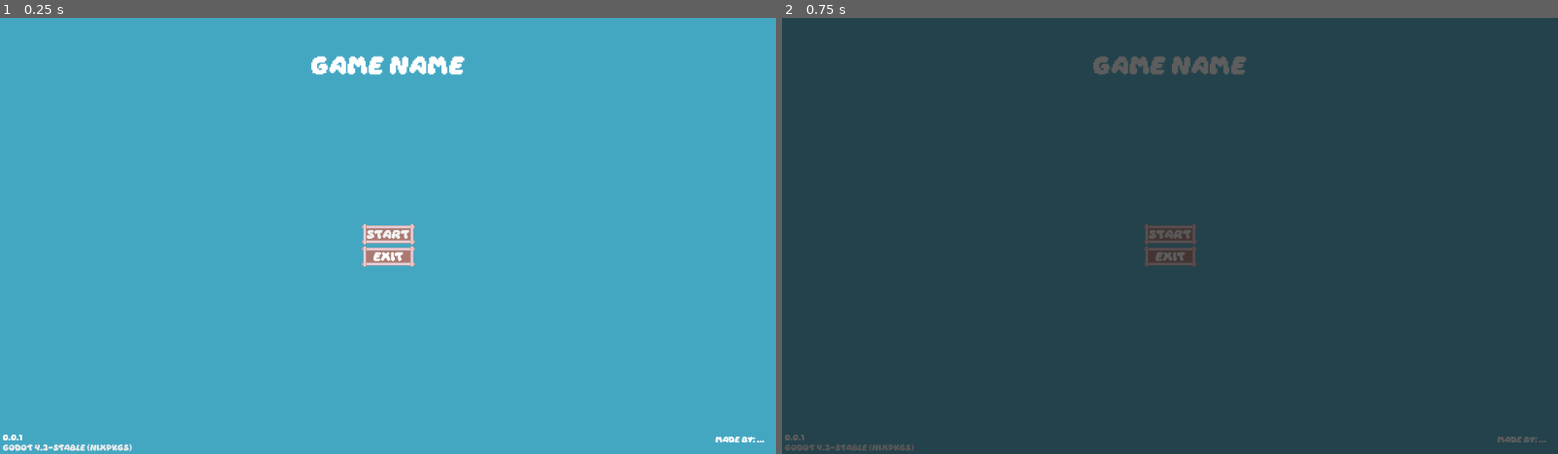
Above: before the commit, frames 1-2 (left to right).
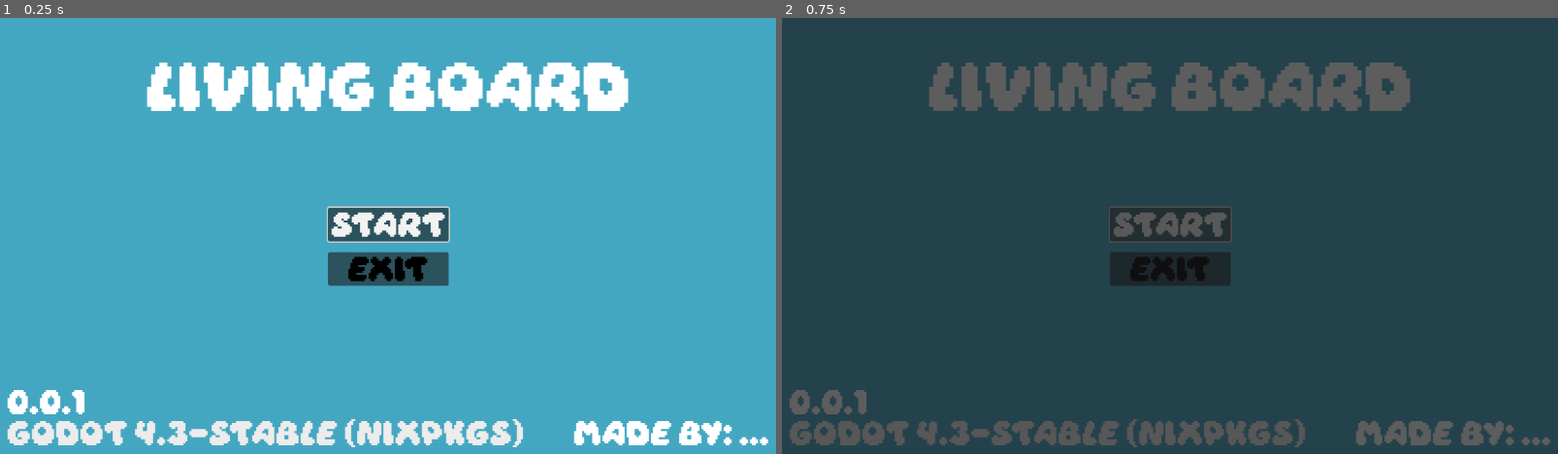
Above: after the commit, the same moments.

Repository: Ghosttown-sys/Living-Board
Game: Godot game, scene res://scenes/menu/menu.tscn
Two runs of this game, one before a commit and one after it. Both use one fixed random seed, a clock stepped at 60 frames per second and the inputs below. The engine's default icon, where the game draws it, is replaced by a stand-in: a white triangle on a blue panel in a dark square.
Inputs:
- Up to frame 1 (0.25 s): no input
- Up to frame 2 (0.75 s): click "START" at 0.5 s

The runs differ from the first frame. In frame 1, 11% of the frame differs, in the area x 0-99%, y 8-100%; in frame 2, 10%.

Commit message:
init_2

Diff:
--- a/resources/theme/Button_normal.tres
+++ b/resources/theme/Button_normal.tres
@@ -2,14 +2,14 @@
 
 [ext_resource type="Texture2D" uid="uid://c81yr682pi4ug" path="res://assets/Resource_Arts/Sprite_Sheets/UI_Arts.png" id="1_ehs42"]
 
-[sub_resource type="AtlasTexture" id="AtlasTexture_2gbu3"]
+[sub_resource type="AtlasTexture" id="AtlasTexture_mwu84"]
 atlas = ExtResource("1_ehs42")
-region = Rect2(144, 0, 48, 48)
+region = Rect2(8, 8, 32, 32)
 
 [resource]
-texture = SubResource("AtlasTexture_2gbu3")
-texture_margin_left = 16.0
-texture_margin_right = 16.0
+texture = SubResource("AtlasTexture_mwu84")
+texture_margin_left = 26.0
+texture_margin_right = 26.0
 expand_margin_top = 16.0
 expand_margin_bottom = 16.0
-region_rect = Rect2(0, 0, 48, 48)
+region_rect = Rect2(3, 3, 26, 28)
--- a/resources/theme/theme-main.tres
+++ b/resources/theme/theme-main.tres
@@ -1,39 +1,12 @@
-[gd_resource type="Theme" load_steps=9 format=3 uid="uid://ducfept6pmkkm"]
+[gd_resource type="Theme" load_steps=3 format=3 uid="uid://ducfept6pmkkm"]
 
 [ext_resource type="FontFile" uid="uid://eb5fc10vsvyh" path="res://assets/fonts/daydream_3/Daydream.ttf" id="1_nx7xy"]
-[ext_resource type="StyleBox" uid="uid://dn4nj8o6db0s8" path="res://resources/theme/Button_normal.tres" id="2_exo1r"]
-[ext_resource type="Texture2D" uid="uid://c81yr682pi4ug" path="res://assets/Resource_Arts/Sprite_Sheets/UI_Arts.png" id="2_jgcoc"]
-
-[sub_resource type="AtlasTexture" id="AtlasTexture_vd1n0"]
-atlas = ExtResource("2_jgcoc")
-region = Rect2(192, 48, 48, 48)
-
-[sub_resource type="StyleBoxTexture" id="StyleBoxTexture_ovoyr"]
-texture = SubResource("AtlasTexture_vd1n0")
-texture_margin_left = 16.0
-texture_margin_right = 16.0
-expand_margin_top = 16.0
-expand_margin_bottom = 16.0
-region_rect = Rect2(0, 0, 48, 48)
-
-[sub_resource type="AtlasTexture" id="AtlasTexture_sdknq"]
-atlas = ExtResource("2_jgcoc")
-region = Rect2(192, 96, 48, 48)
-
-[sub_resource type="StyleBoxTexture" id="StyleBoxTexture_nbxjr"]
-texture = SubResource("AtlasTexture_sdknq")
-texture_margin_left = 16.0
-texture_margin_right = 16.0
-expand_margin_top = 16.0
-expand_margin_bottom = 16.0
-region_rect = Rect2(0, 0, 48, 48)
 
 [sub_resource type="StyleBoxEmpty" id="StyleBoxEmpty_ias7m"]
 
 [resource]
-default_font = ExtResource("1_nx7xy")
-default_font_size = 8
-Button/colors/font_color = Color(1, 1, 1, 1)
+default_font_size = 16
+Button/colors/font_color = Color(0, 0, 0, 1)
 Button/colors/font_disabled_color = Color(0.875, 0.875, 0.875, 0.5)
 Button/colors/font_focus_color = Color(0.95, 0.95, 0.95, 1)
 Button/colors/font_hover_color = Color(0.95, 0.95, 0.95, 1)
@@ -49,13 +22,13 @@
 Button/constants/h_separation = 4
 Button/constants/icon_max_width = 0
 Button/constants/outline_size = 0
-Button/font_sizes/font_size = 12
+Button/font_sizes/font_size = 32
 Button/fonts/font = ExtResource("1_nx7xy")
-Button/styles/disabled = ExtResource("2_exo1r")
-Button/styles/focus = ExtResource("2_exo1r")
-Button/styles/hover = SubResource("StyleBoxTexture_ovoyr")
-Button/styles/normal = ExtResource("2_exo1r")
-Button/styles/pressed = SubResource("StyleBoxTexture_nbxjr")
+Button/styles/disabled = null
+Button/styles/focus = null
+Button/styles/hover = null
+Button/styles/normal = null
+Button/styles/pressed = null
 Label/colors/font_color = Color(1, 1, 1, 1)
 Label/colors/font_outline_color = Color(1, 1, 1, 1)
 Label/colors/font_shadow_color = Color(0, 0, 0, 0)
@@ -64,12 +37,12 @@
 Label/constants/shadow_offset_x = 1
 Label/constants/shadow_offset_y = 1
 Label/constants/shadow_outline_size = 1
-Label/font_sizes/font_size = 8
+Label/font_sizes/font_size = 16
 Label/fonts/font = ExtResource("1_nx7xy")
 Label/styles/normal = SubResource("StyleBoxEmpty_ias7m")
 LabelSmall/base_type = &"Label"
-LabelSmall/font_sizes/font_size = 8
-MarginContainer/constants/margin_bottom = 4
-MarginContainer/constants/margin_left = 4
-MarginContainer/constants/margin_right = 4
-MarginContainer/constants/margin_top = 4
+LabelSmall/font_sizes/font_size = 32
+MarginContainer/constants/margin_bottom = 10
+MarginContainer/constants/margin_left = 10
+MarginContainer/constants/margin_right = 10
+MarginContainer/constants/margin_top = 10
--- a/scenes/menu/menu.tscn
+++ b/scenes/menu/menu.tscn
@@ -43,8 +43,8 @@
 
 [node name="Title" type="Label" parent="MarginContainer/Control/CenterContainer"]
 layout_mode = 2
-theme_override_font_sizes/font_size = 24
-text = "Game Name"
+theme_override_font_sizes/font_size = 64
+text = "Living Board"
 uppercase = true
 
 [node name="VBoxContainer" type="VBoxContainer" parent="MarginContainer/Control"]
